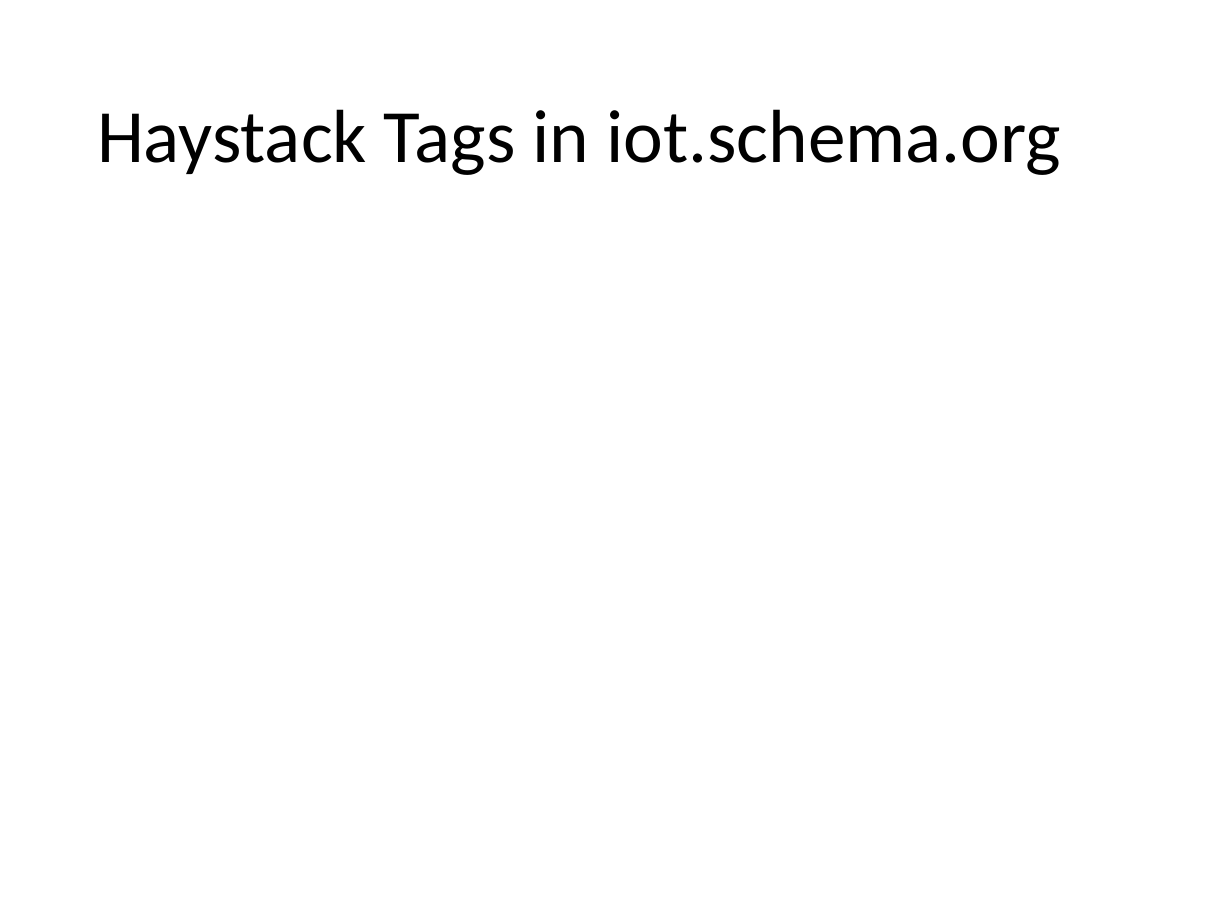
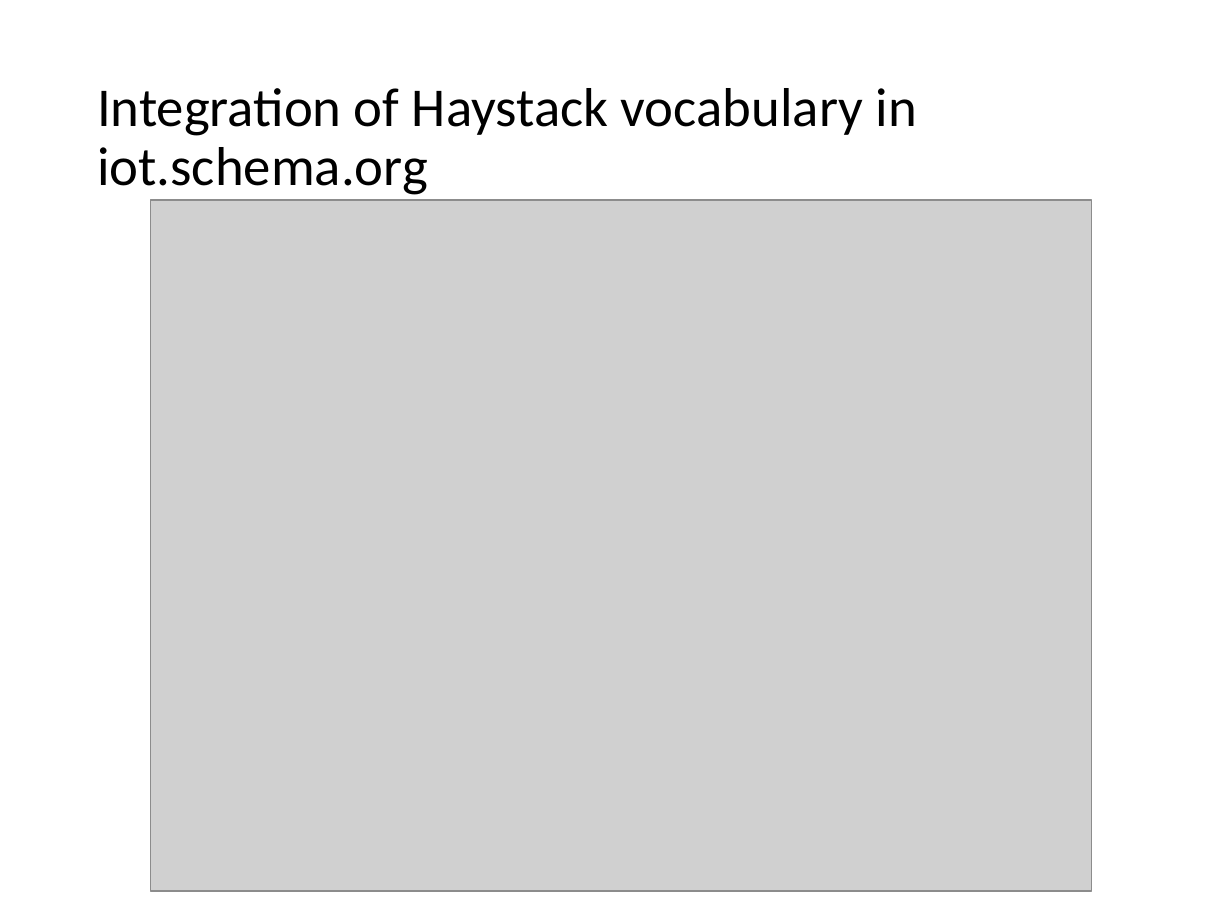
Before and after one commit to iot-schema-collab/teleconferences, a slide deck: slide 11 of iotschema-17may20218.pptx. Drawn at 1232x924 pixels with LibreOffice and Linux fonts; fonts in the diff are those of the drawing; grey boxes stand for pictures. Boxes give left, top, right and bottom in pixels: in the first picture for what was removed or moved away, otherwise in the second. Text is boxed around its words. In the diff, an @@ line names an element or a change of style, - is before the commit and + after.

```diff
--- a/iotschema-17may20218.pptx
+++ b/iotschema-17may20218.pptx
@@ title at (97,88,917,195): text changed; size 44 to 32 pt @@
-Haystack Tags in iot.schema.org
+Integration of Haystack vocabulary in iot.schema.org
@@ picture added at (150,200,1092,891) @@
```
Also in this commit, not shown: 1 other slide changed, 11 slides added, 1 slide removed, 1 other file.
